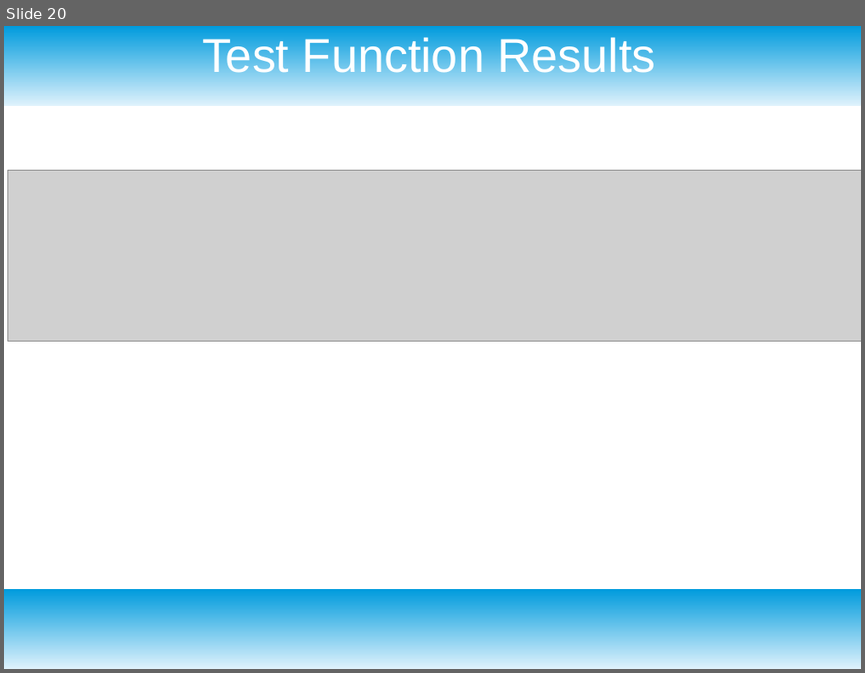
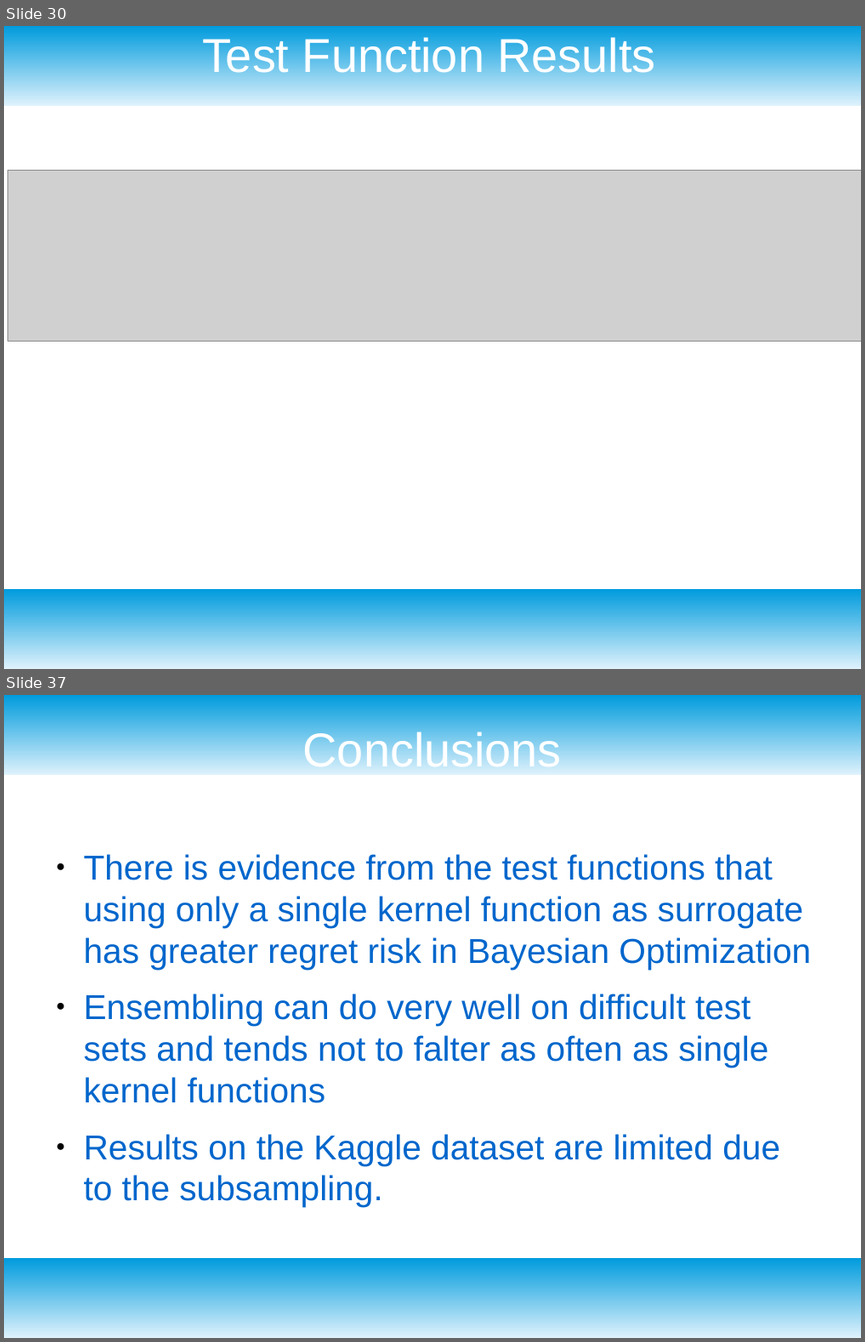
Before and after one commit to dataronio/ThinkfulCapstone, a slide deck: CapstoneDeck.odp. Shown one above the other, each under a label of ours: slide 20 before the commit, slides 30 and 37 after it; the slides between them are not shown. The pictures are 865x673 and 865x1342 pixels, drawn with LibreOffice and Linux fonts; fonts in the diff are those of the drawing; grey boxes stand for pictures. Boxes give left, top, right and bottom in pixels: in the first picture for what was removed or moved away, otherwise in the second. Text is boxed around its words. In the diff, an @@ line names an element or a change of style, - is before the commit and + after.

```diff
--- a/CapstoneDeck.odp
+++ b/CapstoneDeck.odp
@@ slide 37 added at bbox=[4, 695, 861, 1338], background #FFFFFF; not listed: 2 template elements that a slide beside it also shows @@
@@ title added at bbox=[303, 729, 562, 775], 44 pt, text #FFFFFF @@
+Conclusions
@@ text added at bbox=[84, 854, 811, 1207], 32 pt, text #0066CC @@
+● There is evidence from the test functions that using only a single kernel function as surrogate has greater regret risk in Bayesian Optimization
+● Ensembling can do very well on difficult test sets and tends not to falter as often as single kernel functions
+● Results on the Kaggle dataset are limited due to the subsampling.
@@ what was slide 20 is now slide 30 @@
```
Also in this commit, not shown: 13 slides changed, 14 other slides added, 1 slide removed, 10 other files.
